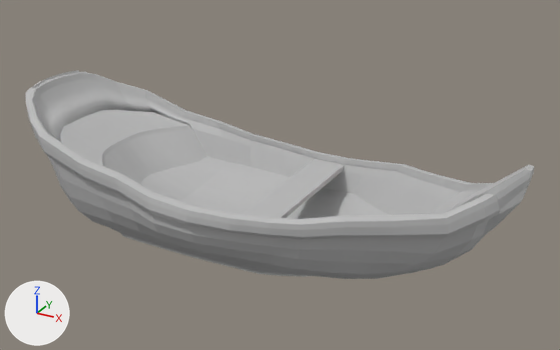
An edit to the FBX model A Way Home/Assets/Models/Boat/Boat.fbx, drawn before and after from the same camera.
Rendered twice from a 50 mm camera at (8.4, -14.09, 8.0) aimed at (0.45, 0.38, 0.77). Lighting does not change. The marker at lower left points along +X, +Y and +Z. Where no turn or scale is listed for an object, it has been applied to the vertices.
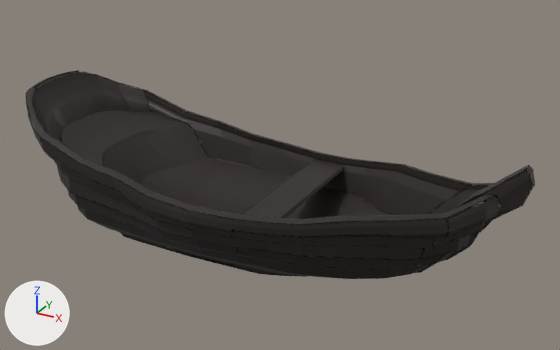
The newer file is also turned or shifted as a whole; pictures and numbers use the older file's frame.

Patch to the scene script:
```diff
--- a/A Way Home/Assets/Models/Boat/Boat.fbx.py
+++ b/A Way Home/Assets/Models/Boat/Boat.fbx.py
@@ img_boat_texture_png @@
+img_boat_texture_png = load_image('boat texture.png', '_unpacked/boat_texture.png', 1024, 1024, 'sRGB')
@@ mat_lambert2 @@
+mat_lambert2 = principled_material('lambert2')
+mat_lambert2.texture = img_boat_texture_png  # with its transparency
@@ me_mesh @@
 # used by ob_pcube3; location = (-0.04, 0.0, 0.5)
-me_mesh.from_pydata(...)  # 896 vertices, 897 faces; spans x -6.13..6.13, y -2.26..2.26, z -1.83..1.83
+me_mesh.from_pydata(...)  # 1096 vertices, 1097 faces; spans x -6.13..6.2, y -2.26..2.26, z -1.83..1.83
+# me_mesh part 1: 196 vertices moved from x -5.97..6.13, y -2.12..2.12, z -1.49..1.73 to x -6.01..6.2, y -2.19..2.19, z -1.45..1.66; 2 vertices removed from x 5.39, y -0.18..0.18, z 0.22; 202 vertices added at x -5.79..5.39, y -2.08..2.08, z -0.82..0.62
+# me_mesh part 2: 853 faces spanning x -6.13..6.2, y -2.26..2.26, z -1.83..1.83 switch from mat_lambert1 (grey #bcbcbc) to mat_lambert2 (picture img_boat_texture_png)
```

Boxes [x1, y1, x2, y2] around the edits, measured in the pictures (560 x 350 px):
'pCube3', reshaped
    before: [25, 70, 534, 279]
    after: [25, 70, 535, 279]
part 1 of me_mesh, built on
    before: [47, 155, 534, 279]
    after: [33, 110, 535, 279]
part 2 of me_mesh, recoloured (grey to black)
    both: [25, 70, 528, 277]
